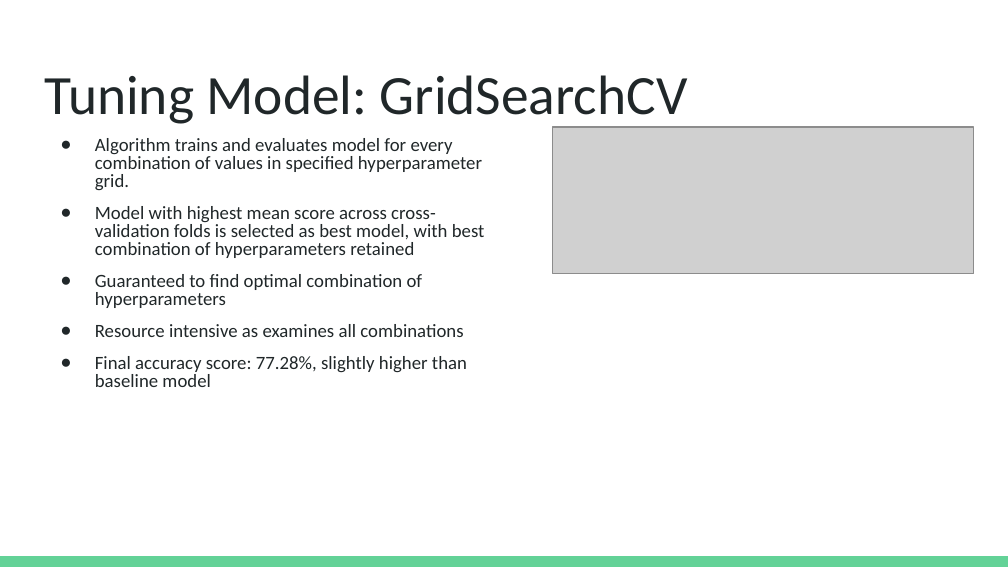
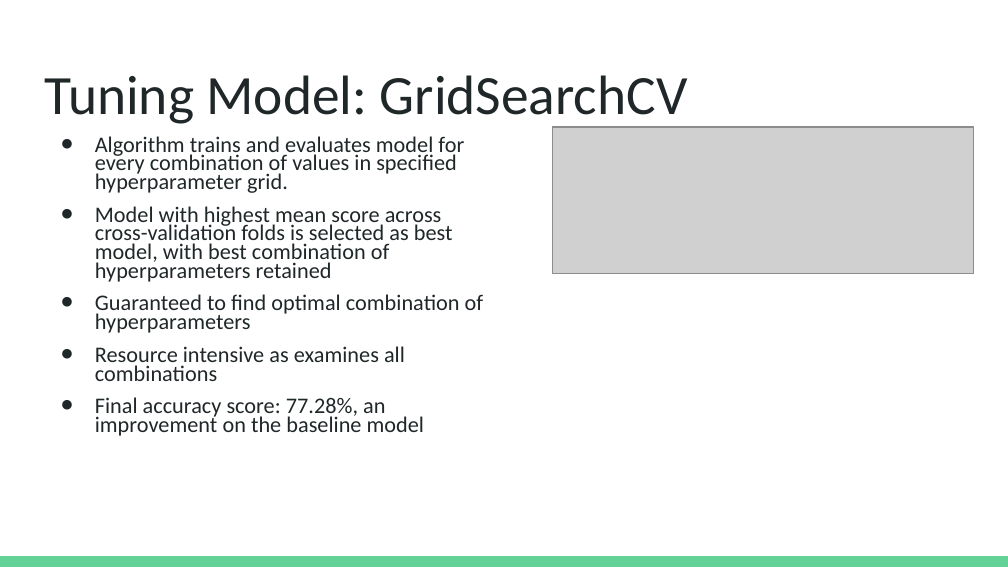
Before and after one commit to lfraccaro1/fintech_project_2, a slide deck: slide 9 of Fintech Project 2 Slides.pptx. Drawn at 1008x567 pixels with LibreOffice and Linux fonts; fonts in the diff are those of the drawing; grey boxes stand for pictures. Boxes give left, top, right and bottom in pixels: in the first picture for what was removed or moved away, otherwise in the second. Text is boxed around its words. In the diff, an @@ line names an element or a change of style, - is before the commit and + after.

```diff
--- a/Fintech Project 2 Slides.pptx
+++ b/Fintech Project 2 Slides.pptx
@@ text at [95, 136, 484, 381]: size 13.4 to 15.9 pt in "Algorithm trains and evaluates model for every ...", "Model with highest mean score across cross-validation ...", "Guaranteed to find optimal combination of hyperparameters", "Resource intensive as examines all combinations"; line spacing 0.8 to 0.7 @@
@@ text at [95, 397, 424, 436]: text changed; size 13.4 to 15.9 pt @@
-● Final accuracy score: 77.28%, slightly higher than baseline model
+● Final accuracy score: 77.28%, an improvement on the baseline model
```
Also in this commit, not shown: 3 other slides changed, 2 other files.
